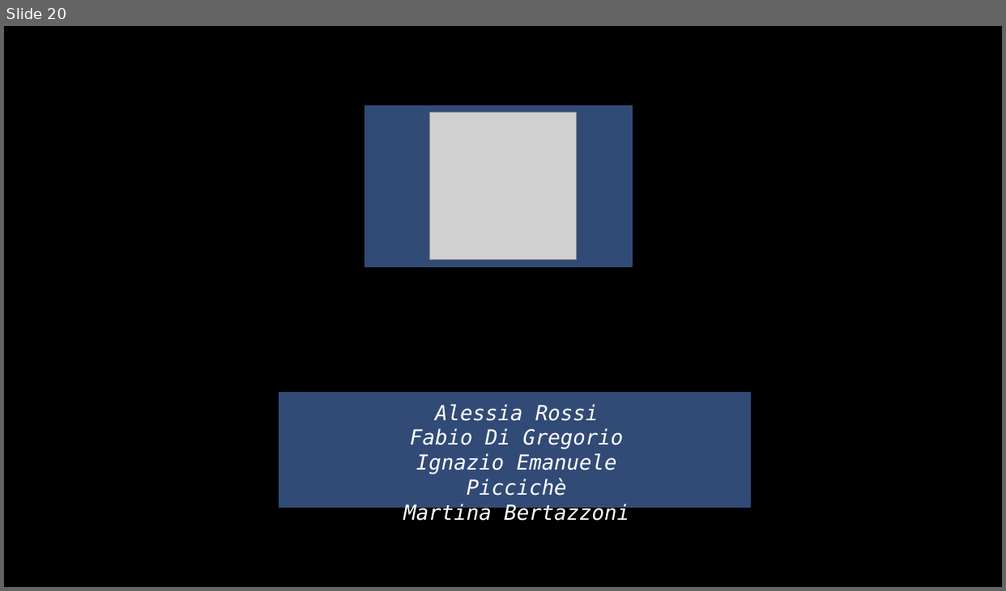
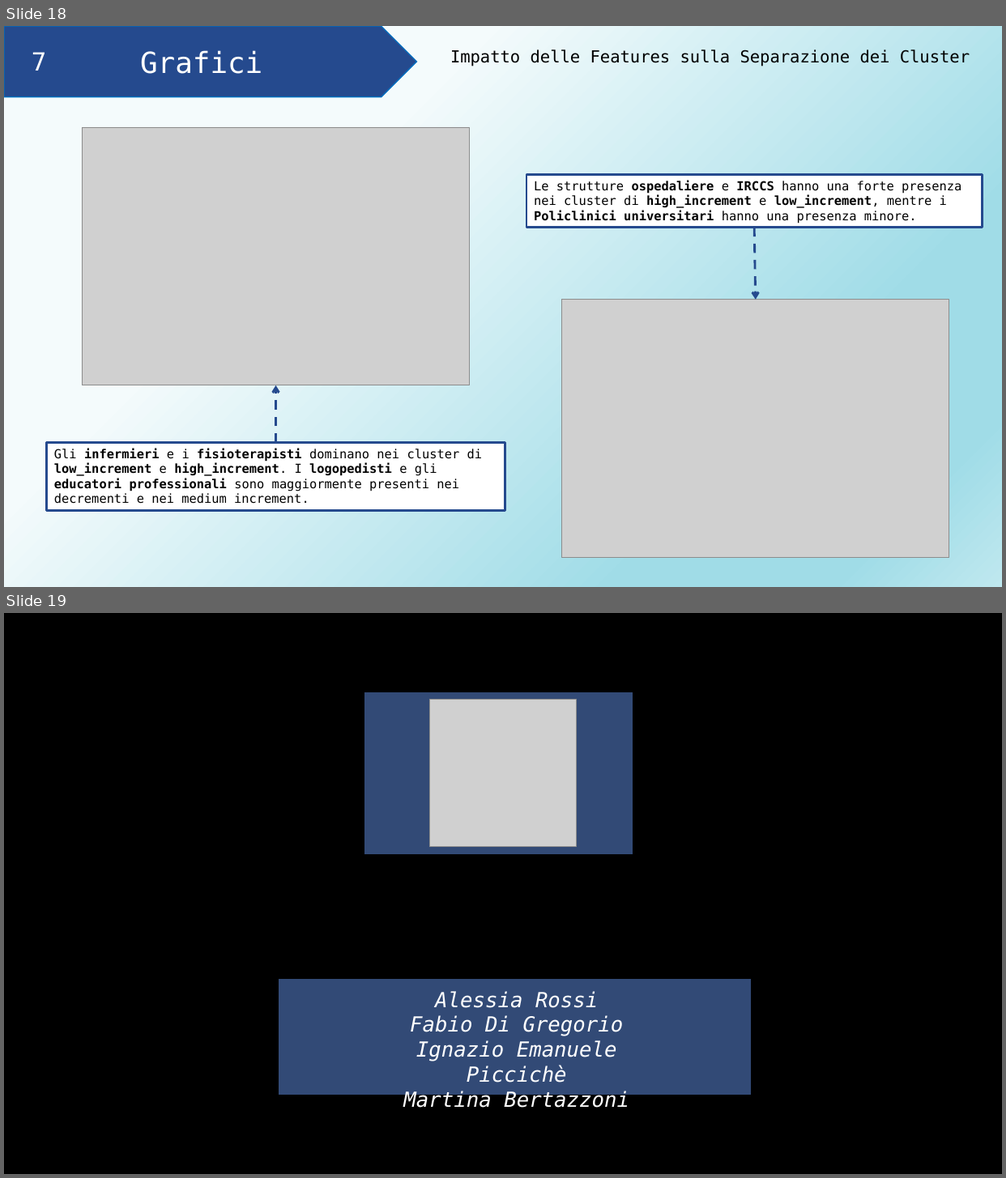
Before and after one commit to AlessiaRossi/Teleassistance-Supervised-Clustering, a slide deck: myLib/Presentazione_proggetto_FIA.pptx. Shown one above the other, each under a label of ours: slide 20 before the commit, slides 18 and 19 after it. The pictures are 1006x591 and 1006x1178 pixels, drawn with LibreOffice and Linux fonts; fonts in the diff are those of the drawing; grey boxes stand for pictures; background and template pictures are left out. Boxes give left, top, right and bottom in pixels: in the first picture for what was removed or moved away, otherwise in the second. Text is boxed around its words. In the diff, an @@ line names an element or a change of style, - is before the commit and + after.

```diff
--- a/myLib/Presentazione_proggetto_FIA.pptx
+++ b/myLib/Presentazione_proggetto_FIA.pptx
@@ slide 18 added at <box>4,26,1002,587</box>, background gradient #F4FBFC to #A0DCE7 to #BFE8EF @@
@@ pentagon arrow added at <box>4,26,416,97</box>, fill #254A8E, outline #0070C0 1 pt, 28 pt, text #FFFFFF @@
+Grafici
@@ text added at <box>450,49,970,66</box>, 16 pt, text #000000 @@
+Impatto delle Features sulla Separazione dei Cluster
@@ text added at <box>32,52,47,71</box>, 24 pt, text #FFFFFF @@
+7
@@ picture added at <box>82,127,470,386</box> @@
@@ rectangle added at <box>526,174,982,228</box>, fill #FFFFFF, outline #254A8E 2.25 pt, 12 pt, text #000000 @@
+Le strutture ospedaliere e IRCCS hanno una forte presenza nei cluster di high_increment e low_increment, mentre i Policlinici universitari hanno una presenza minore.
@@ arrow added from (754, 228) to (756, 299), #254A8E 2.25 pt dashed @@
@@ picture added at <box>562,299,949,557</box> @@
@@ arrow added from (275, 442) to (275, 386), #254A8E 2.25 pt dashed @@
@@ rectangle added at <box>47,442,505,510</box>, fill #FFFFFF, outline #254A8E 2.25 pt, 12 pt, text #000000 @@
+Gli infermieri e i fisioterapisti dominano nei cluster di low_increment e high_increment. I logopedisti e gli educatori professionali sono maggiormente presenti nei decrementi e nei medium increment.
@@ what was slide 20 is now slide 19 @@
```
Also in this commit, not shown: 16 slides changed, 2 slides removed, 3 other files.
